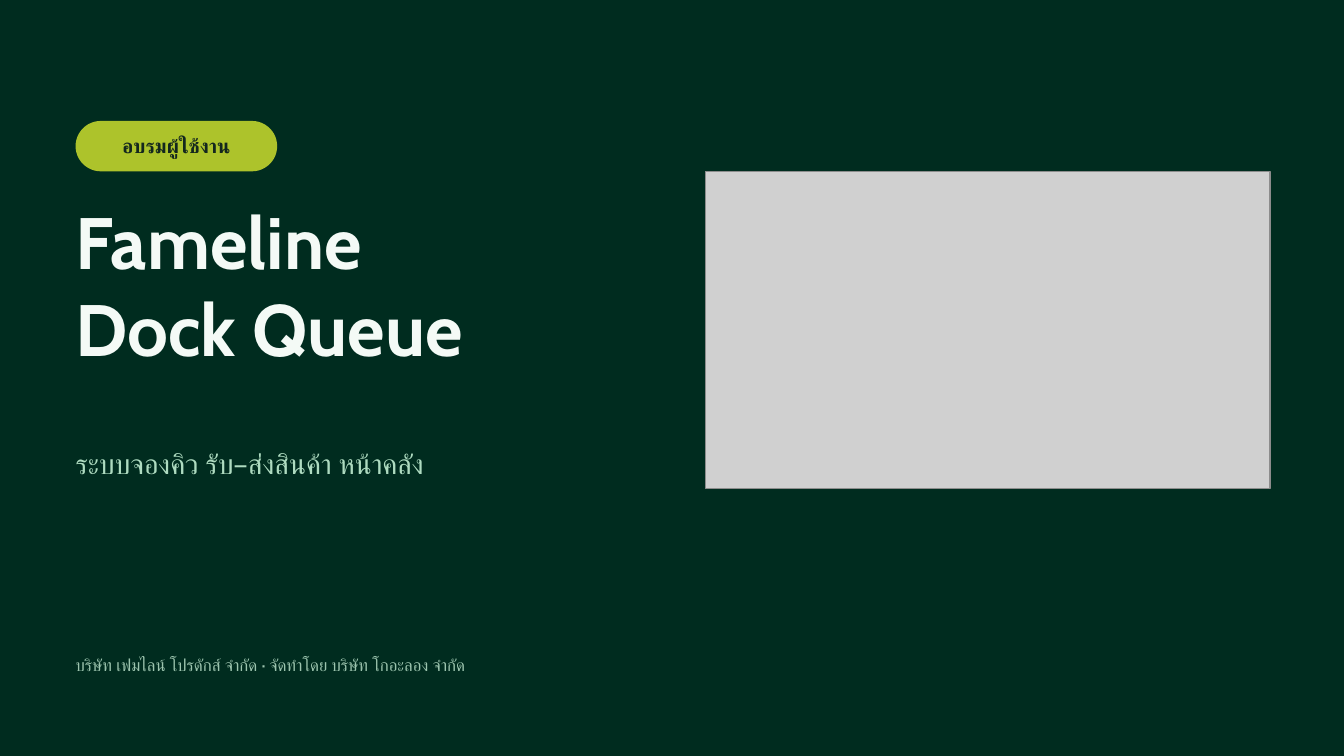
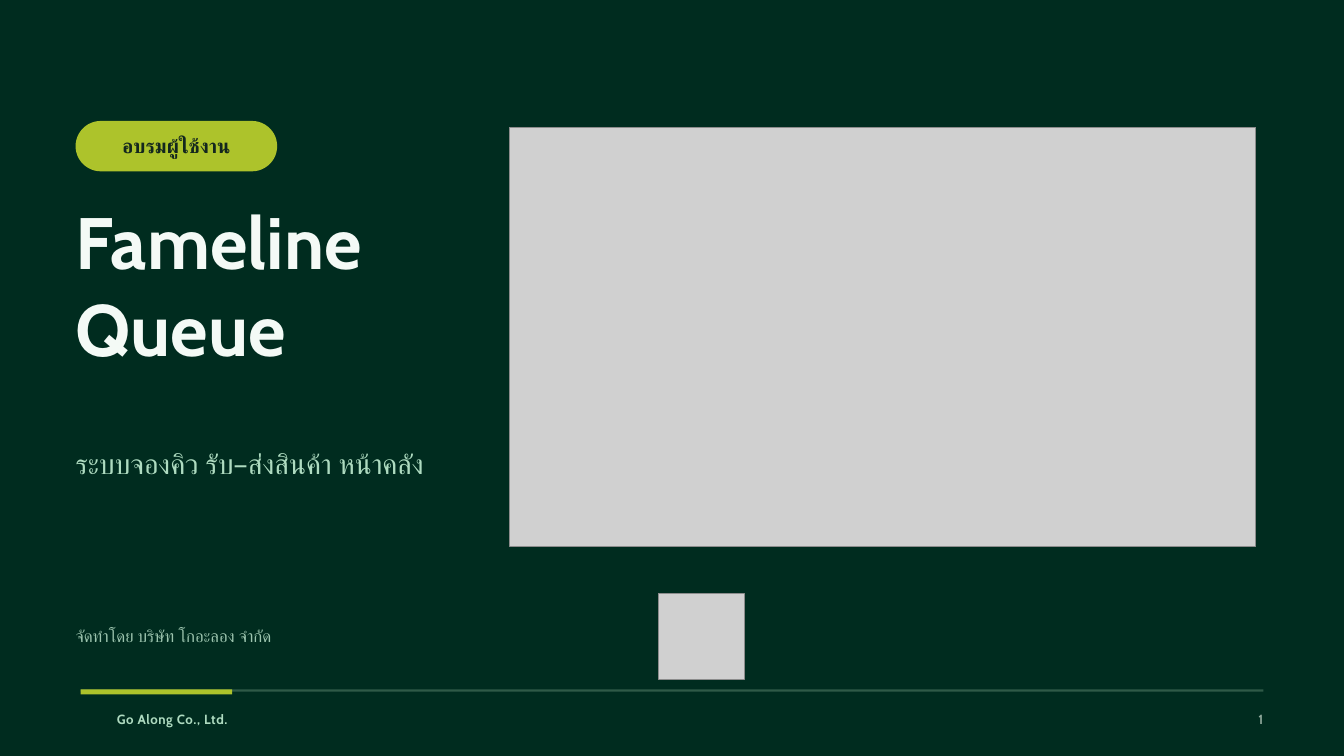
Before and after one commit to brambroza/queque-frameline, a slide deck: slide 1 of docs/training/Fameline-Dock-Queue-อบรมผู้ใช้งาน.pptx. Drawn at 1344x756 pixels with LibreOffice and Linux fonts; fonts in the diff are those of the drawing; grey boxes stand for pictures; background and template pictures are left out. Boxes give left, top, right and bottom in pixels: in the first picture for what was removed or moved away, otherwise in the second. Text is boxed around its words. In the diff, an @@ line names an element or a change of style, - is before the commit and + after.

```diff
--- a/docs/training/Fameline-Dock-Queue-อบรมผู้ใช้งาน.pptx
+++ b/docs/training/Fameline-Dock-Queue-อบรมผู้ใช้งาน.pptx
@@ picture: place and size @@
-picture at [706, 171, 1270, 489]
+picture at [510, 127, 1256, 546]
@@ text at [76, 304, 286, 357]: text changed @@
-Dock Queue
+Queue
@@ picture added at [658, 593, 744, 679] @@
@@ text at [76, 630, 271, 642]: text changed @@
-บริษัท เฟมไลน์ โปรดักส์ จำกัด · จัดทำโดย บริษัท โกอะลอง จำกัด
+จัดทำโดย บริษัท โกอะลอง จำกัด
@@ rectangle added at [81, 690, 1263, 692], fill #2F5A47 @@
@@ rectangle added at [81, 690, 232, 695], fill #ADC32B @@
@@ text added at [117, 714, 227, 728], 9.5 pt, text #AEDBC0, bold @@
+Go Along Co., Ltd.
@@ page number added at [1258, 715, 1263, 724], 9.5 pt, text #8FA89B, bold @@
+1
```
Also in this commit, not shown: 28 other slides changed, 2 other files.
